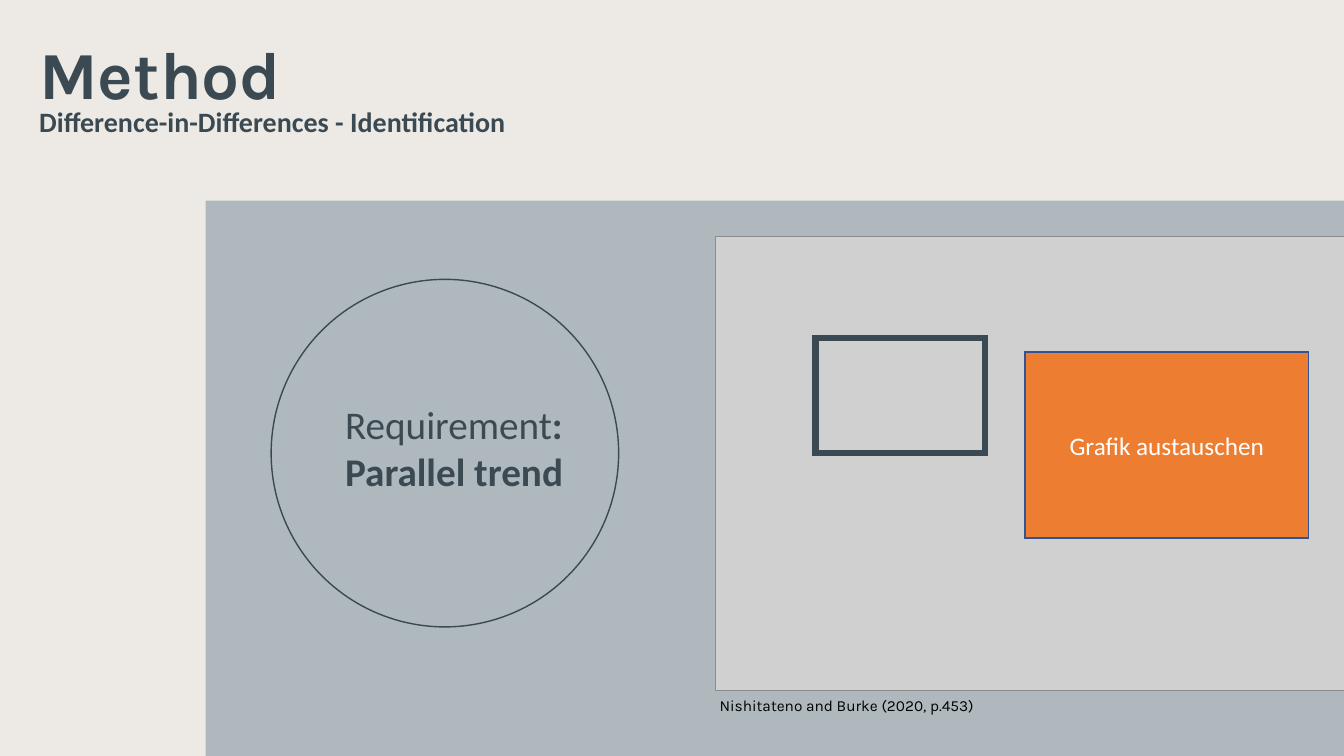
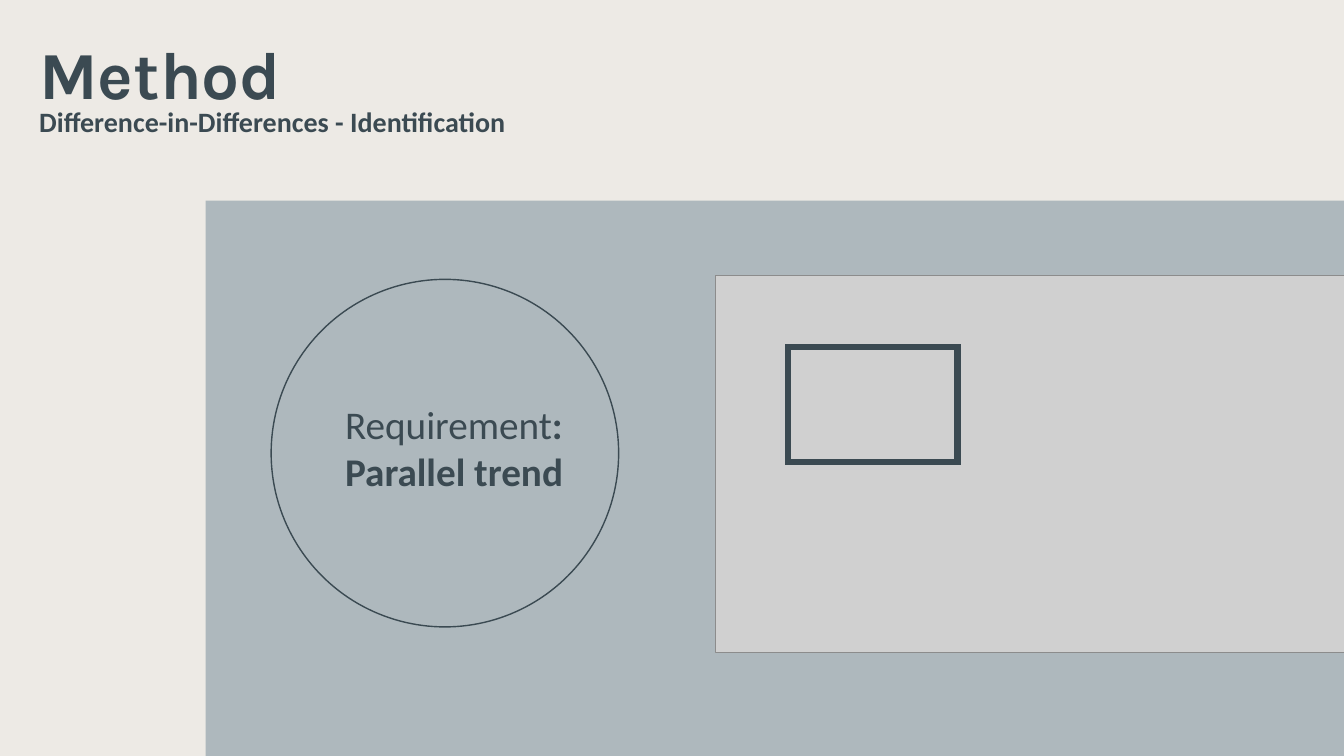
Before and after one commit to lemonhead94/urban_air_quality_jp, a slide deck: slide 7 of Studer_Koch_Urban_air_quality.pptx. Drawn at 1344x756 pixels with LibreOffice and Linux fonts; fonts in the diff are those of the drawing; grey boxes stand for pictures. Boxes give left, top, right and bottom in pixels: in the first picture for what was removed or moved away, otherwise in the second. Text is boxed around its words. In the diff, an @@ line names an element or a change of style, - is before the commit and + after.

```diff
--- a/Studer_Koch_Urban_air_quality.pptx
+++ b/Studer_Koch_Urban_air_quality.pptx
@@ picture: place and size @@
-picture at (715, 237, 1344, 691)
+picture at (715, 275, 1344, 653)
@@ rectangle: place and size @@
-rectangle at (816, 339, 985, 454)
+rectangle at (788, 348, 958, 463)
@@ rectangle removed at (1025, 352, 1309, 538) @@
-Grafik austauschen
@@ text removed at (720, 700, 974, 715) @@
-Nishitateno and Burke (2020, p.453)
```
Also in this commit, not shown: 2 other slides changed, 2 slides added, 1 slide removed, 3 other files.
